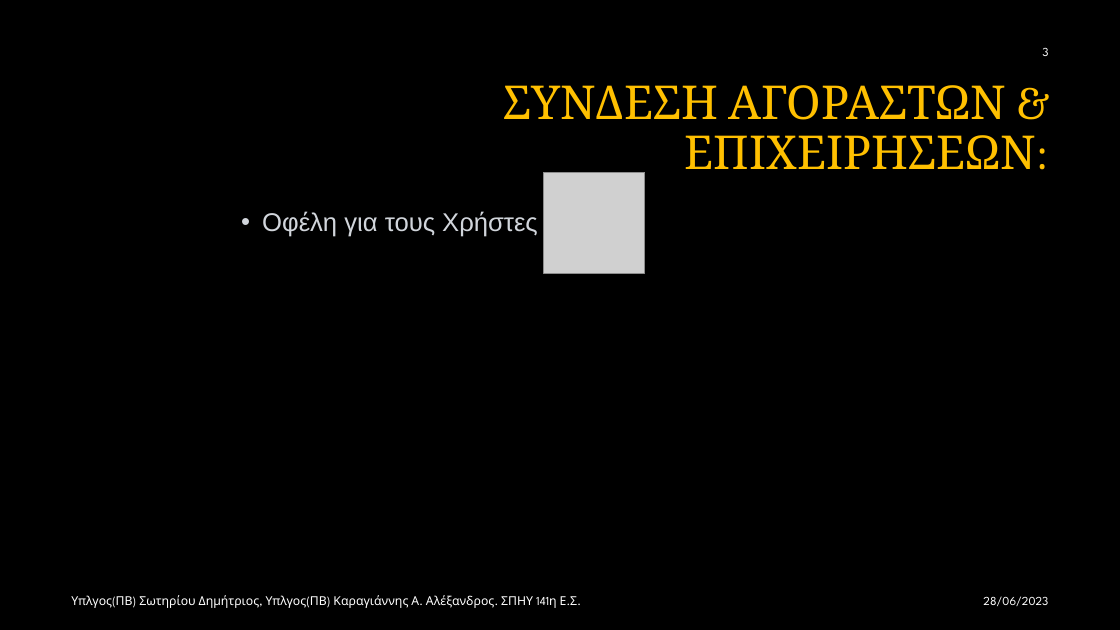
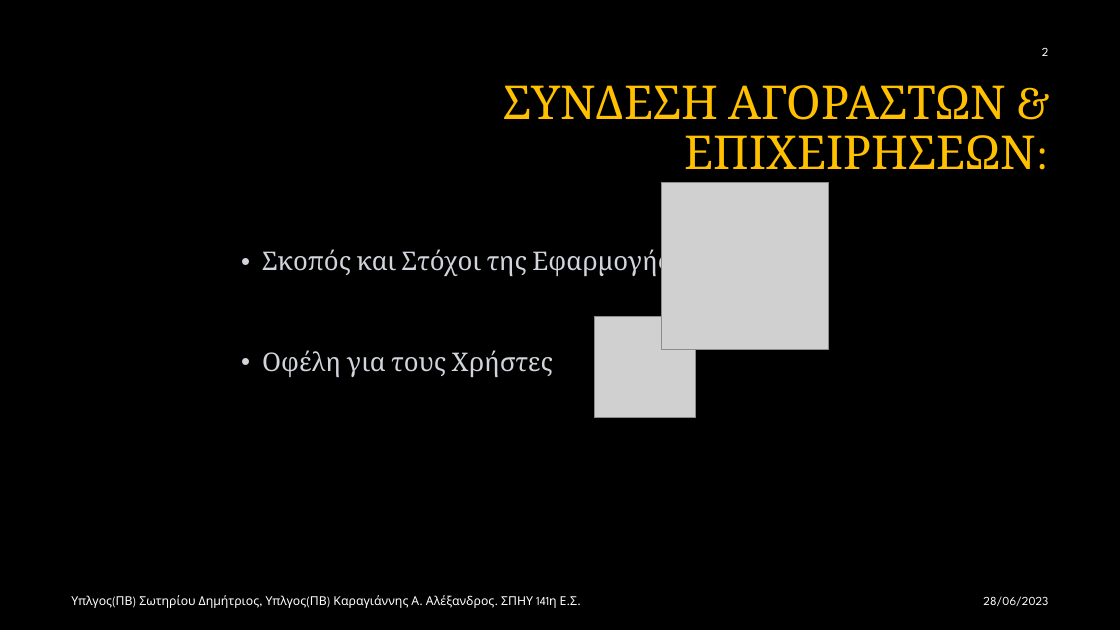
Before and after one commit to Alan-III/GroupBuy, a slide deck: slide 3 of GroupBuy.pptx. Drawn at 1120x630 pixels with LibreOffice and Linux fonts; fonts in the diff are those of the drawing; grey boxes stand for pictures; background and template pictures are left out. Boxes give left, top, right and bottom in pixels: in the first picture for what was removed or moved away, otherwise in the second. Text is boxed around its words. In the diff, an @@ line names an element or a change of style, - is before the commit and + after.

```diff
--- a/GroupBuy.pptx
+++ b/GroupBuy.pptx
@@ text at (1042,48,1049,56): text changed @@
-3
+2
@@ picture added at (662,182,828,349) @@
@@ text added at (262,247,670,278), 22 pt, text #D1D5DB @@
+• Σκοπός και Στόχοι της Εφαρμογής
@@ picture: place and size @@
-picture at (544,172,645,274)
+picture at (595,317,697,418)
@@ text "Οφέλη για τους Χρήστες": place and size @@
-text "Οφέλη για τους Χρήστες" at (262,211,538,237)
+text "Οφέλη για τους Χρήστες" at (262,350,553,377)
@@ text "Οφέλη για τους Χρήστες" at (262,350,553,377): font Arial to Cambria @@
```
Also in this commit, not shown: 17 other slides changed, 4 slides added, 5 other files.
